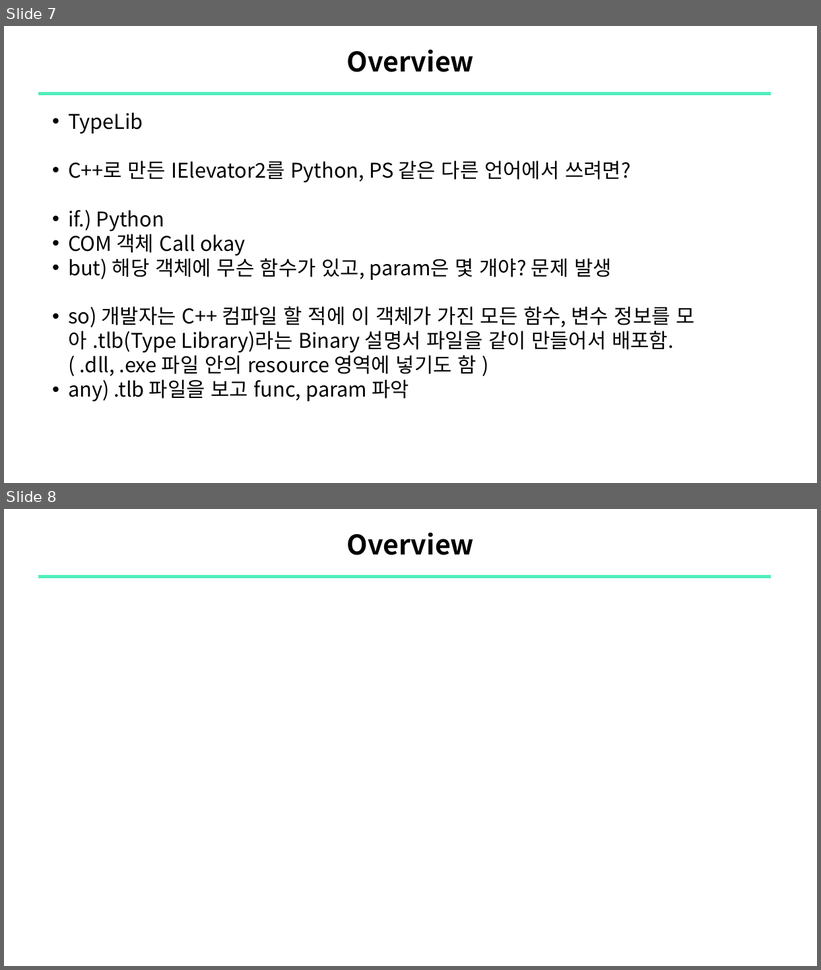
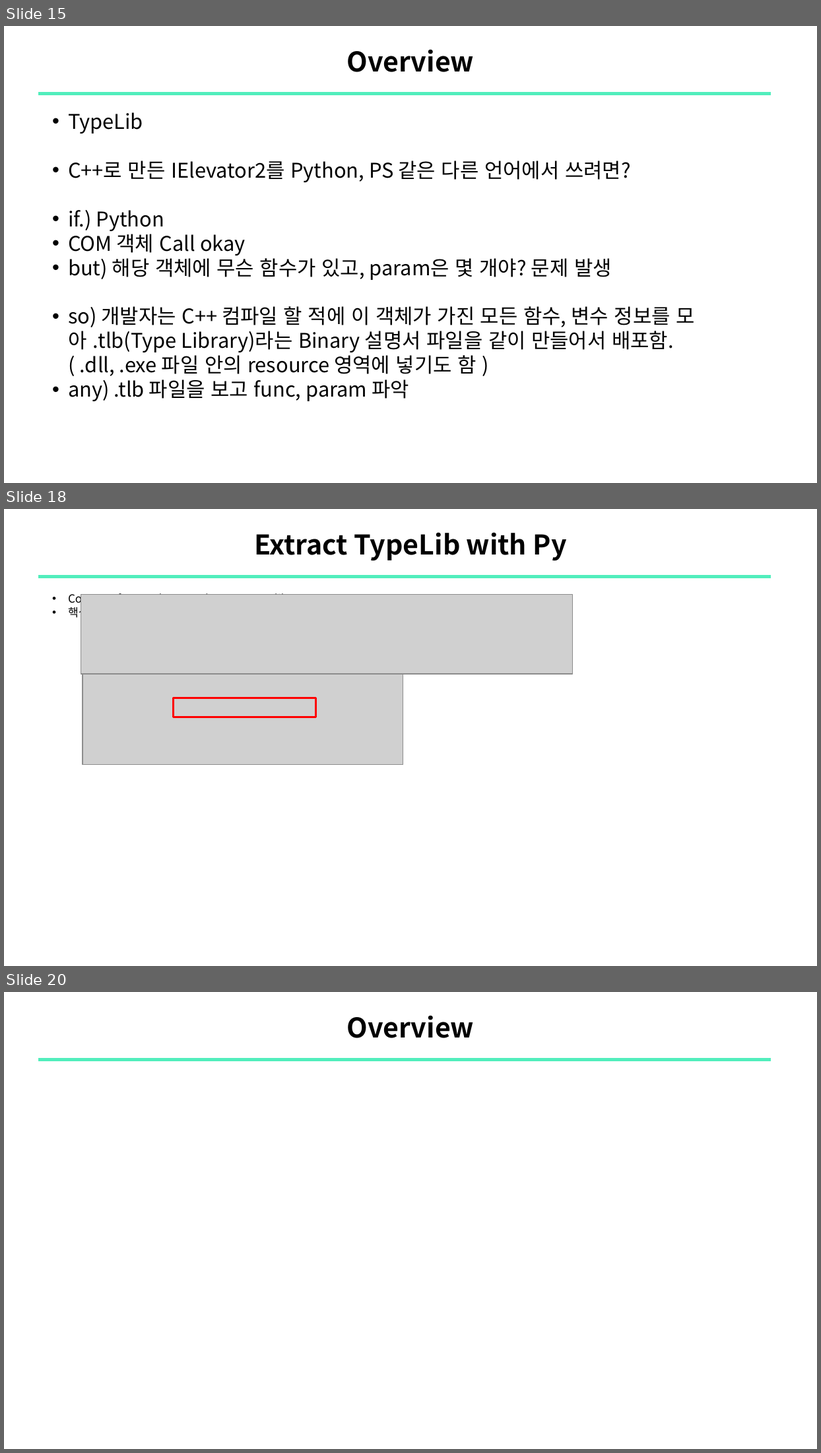
Before and after one commit to sewonpark-sec/SSL-Seminar, a slide deck: 16_COMrade_ABE_Analysis.pptx. Shown one above the other, each under a label of ours: slides 7 and 8 before the commit, slides 15, 18 and 20 after it; the slides between them are not shown. The pictures are 821x970 and 821x1453 pixels, drawn with LibreOffice and Linux fonts; fonts in the diff are those of the drawing; grey boxes stand for pictures. Boxes give left, top, right and bottom in pixels: in the first picture for what was removed or moved away, otherwise in the second. Text is boxed around its words. In the diff, an @@ line names an element or a change of style, - is before the commit and + after.

```diff
--- a/16_COMrade_ABE_Analysis.pptx
+++ b/16_COMrade_ABE_Analysis.pptx
@@ slide 18 added at (4, 509, 817, 966), background #FFFFFF @@
@@ title added at (254, 532, 567, 561), 24 pt, text #000000, bold @@
+Extract TypeLib with Py
@@ line added from (38, 576) to (772, 576), #51EEBC 3 pt @@
@@ text added at (68, 591, 288, 620), 10 pt, text #000000 @@
+    • ComInterfaceAnalyzer.analyze_pe_typelib
+    • 핵심:
@@ picture added at (81, 594, 573, 674) @@
@@ picture added at (83, 652, 403, 765) @@
@@ rectangle added at (173, 698, 316, 718), outline #FF0000 2 pt @@
@@ what was slide 7 is now slide 15 @@
@@ what was slide 8 is now slide 20 @@
```
Also in this commit, not shown: 4 slides changed, 15 other slides added.
